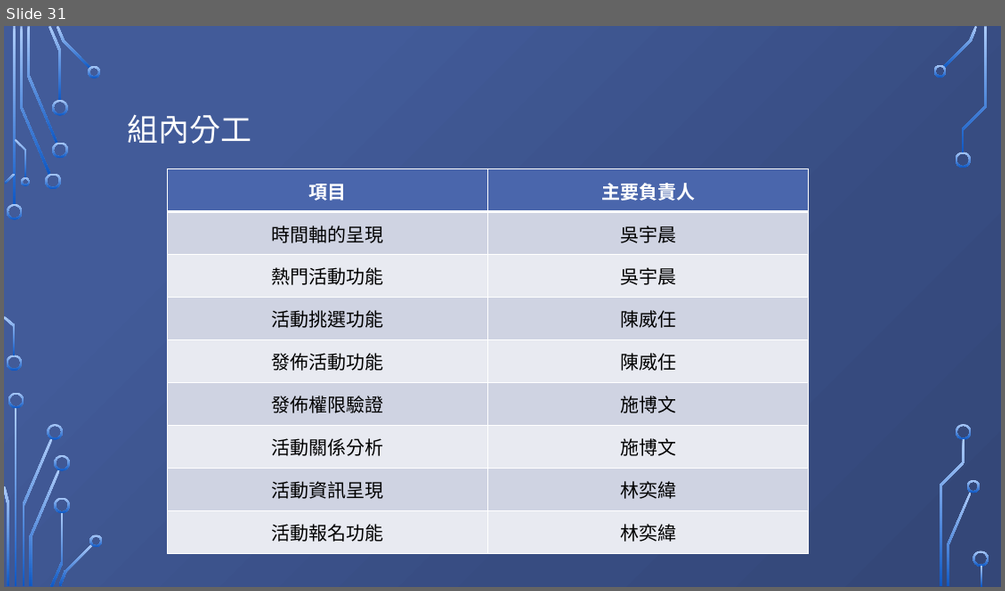
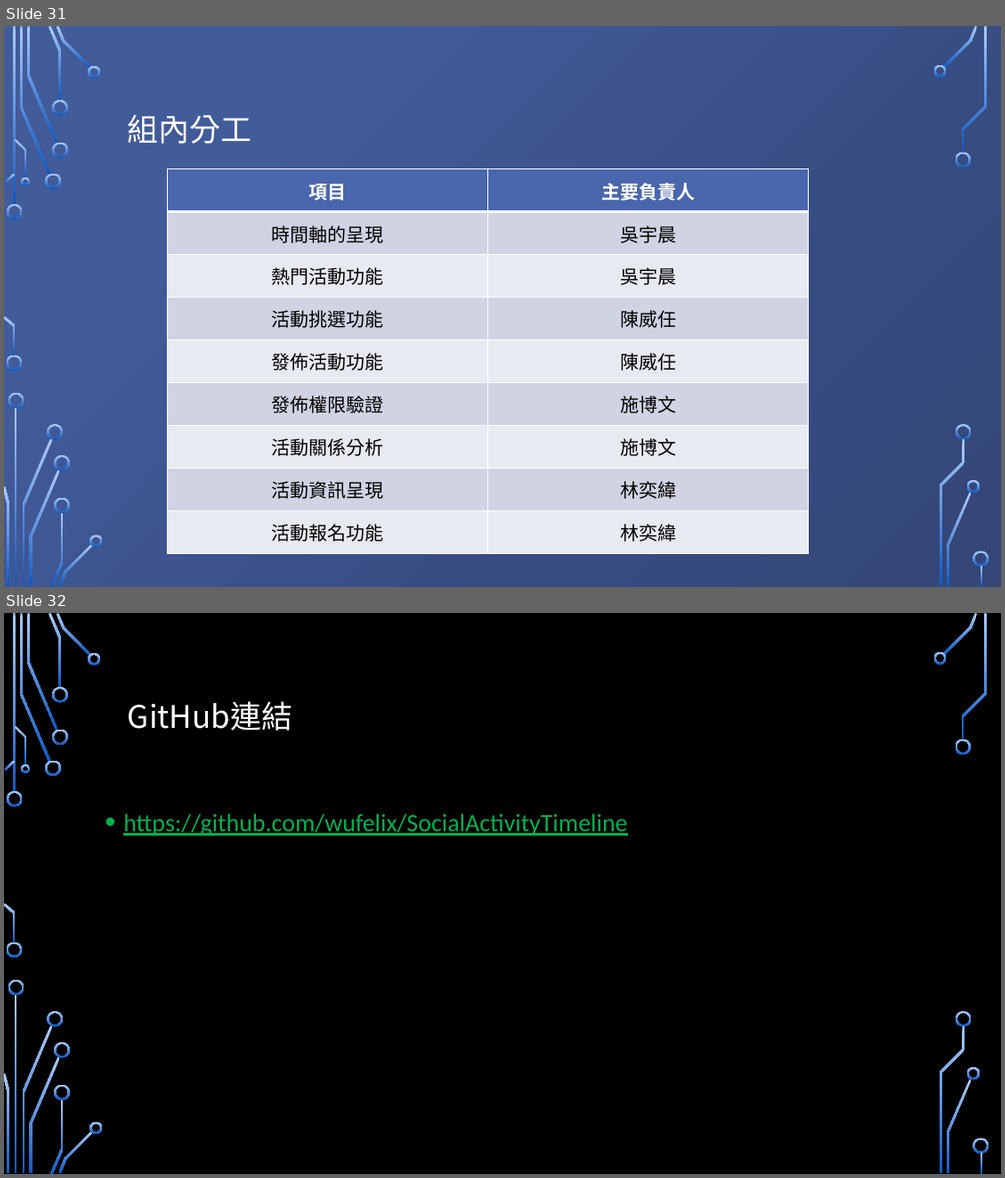
Before and after one commit to vic4113110631/SocialActivityTimeline, a slide deck: web/第七組.pptx. Shown one above the other, each under a label of ours: slide 31 before the commit, slides 31 and 32 after it. The pictures are 1005x591 and 1005x1178 pixels, drawn with LibreOffice and Linux fonts; fonts in the diff are those of the drawing; background and template pictures are left out. Boxes give left, top, right and bottom in pixels: in the first picture for what was removed or moved away, otherwise in the second. Text is boxed around its words. In the diff, an @@ line names an element or a change of style, - is before the commit and + after.

```diff
--- a/web/第七組.pptx
+++ b/web/第七組.pptx
@@ slide 32 added at [4, 613, 1001, 1174], background picture (left out); not listed: 36 template elements that a slide beside it also shows @@
@@ text added at [128, 701, 292, 730], 30 pt, text #FFFFFF @@
+GitHub連結
@@ text added at [123, 813, 627, 835], 24 pt, text #00B050, underline @@
+• https://github.com/wufelix/SocialActivityTimeline
```
Also in this commit, not shown: 2 slides changed, 3 other slides added, 3 slides removed, 3 other files.
